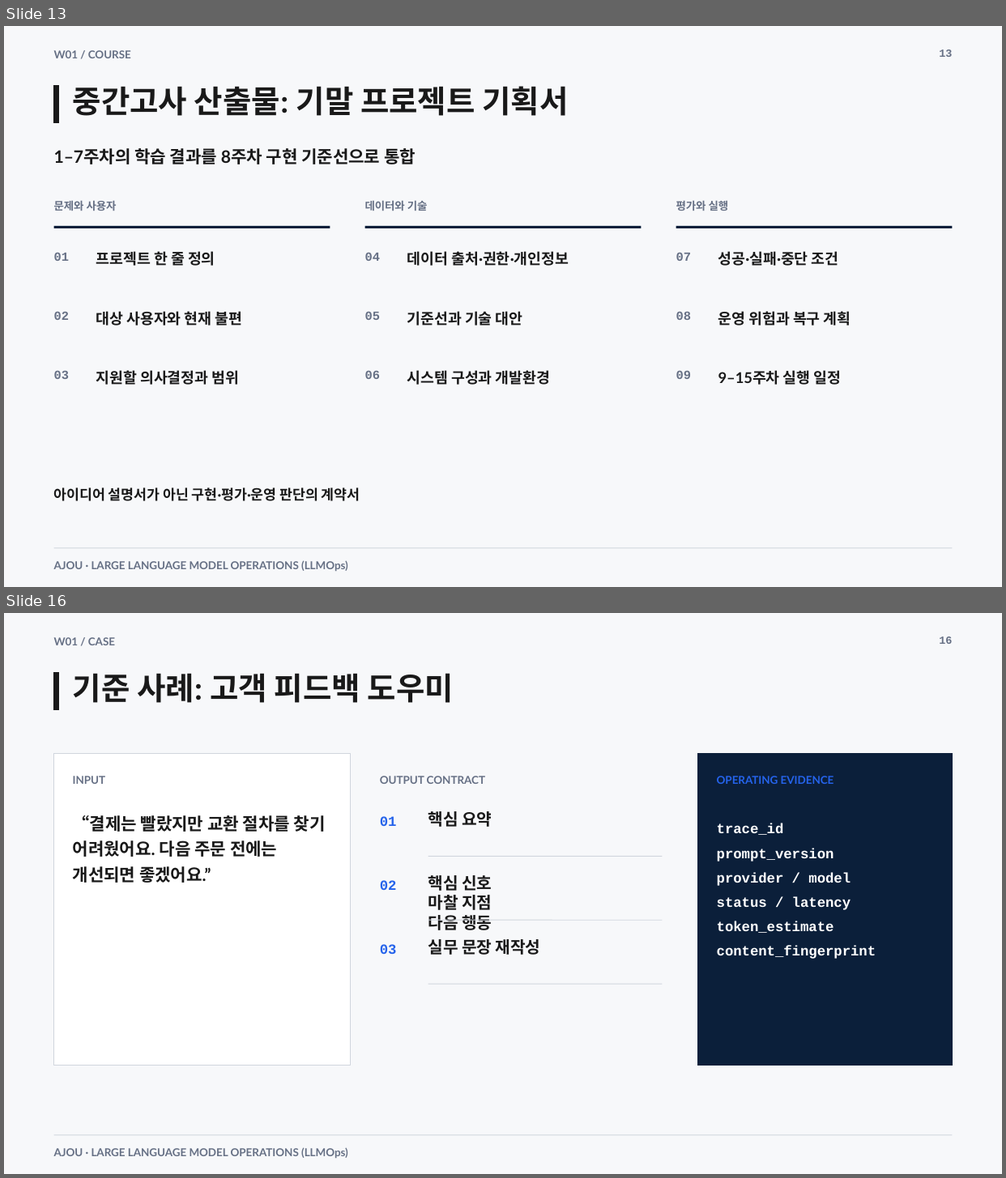
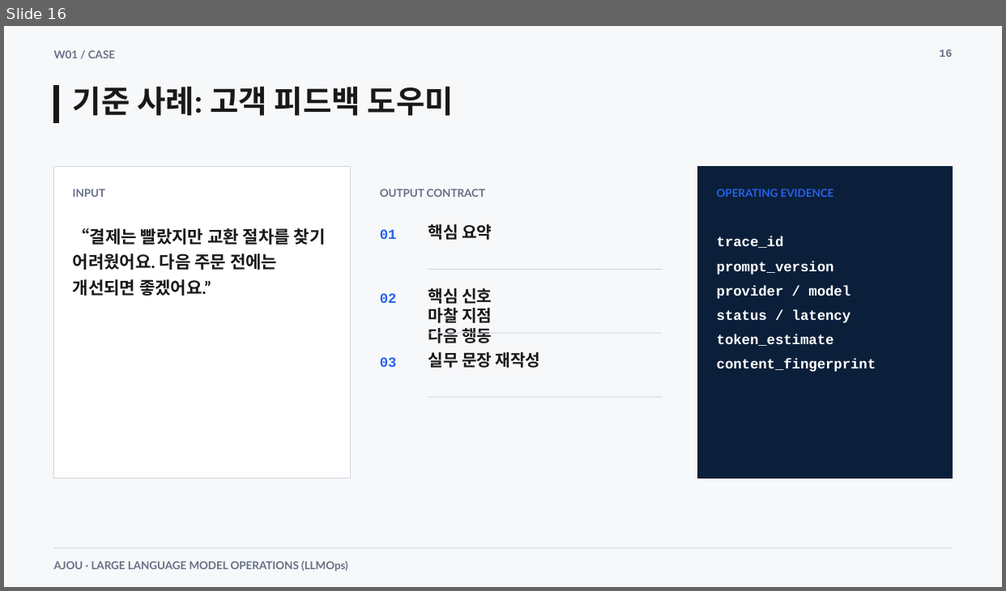
Before and after one commit to smilesjcha/llmops-16week, a slide deck: week01/lecture/01_week1_llmops_kickoff.pptx. Shown one above the other, each under a label of ours: slides 13 and 16 before the commit, slide 16 after it; the slides between them are not shown. The pictures are 1006x1178 and 1006x591 pixels, drawn with LibreOffice and Linux fonts; fonts in the diff are those of the drawing. Boxes give left, top, right and bottom in pixels: in the first picture for what was removed or moved away, otherwise in the second. Text is boxed around its words. In the diff, an @@ line names an element or a change of style, - is before the commit and + after.

```diff
--- a/week01/lecture/01_week1_llmops_kickoff.pptx
+++ b/week01/lecture/01_week1_llmops_kickoff.pptx
@@ slide 13 removed at [4, 26, 1002, 587], background #F7F8FA @@
@@ text removed at [939, 49, 952, 57] @@
-13
@@ text removed at [54, 50, 131, 58] @@
-W01 / COURSE
@@ rectangle removed at [54, 85, 58, 122] @@
@@ text removed at [73, 86, 568, 116] @@
-중간고사 산출물: 기말 프로젝트 기획서
@@ text removed at [54, 148, 415, 165] @@
-1–7주차의 학습 결과를 8주차 구현 기준선으로 통합
@@ text removed at [54, 201, 117, 211] @@
-문제와 사용자
@@ text removed at [365, 200, 428, 211] @@
-데이터와 기술
@@ text removed at [676, 200, 729, 211] @@
-평가와 실행
@@ line removed from (54, 228) to (330, 228) @@
@@ line removed from (364, 228) to (641, 228) @@
@@ line removed from (676, 228) to (953, 228) @@
@@ text removed at [54, 253, 69, 261] @@
-01
@@ text removed at [96, 251, 215, 266] @@
-프로젝트 한 줄 정의
@@ text removed at [365, 253, 380, 261] @@
-04
@@ text removed at [407, 251, 569, 266] @@
-데이터 출처·권한·개인정보
@@ text removed at [676, 253, 691, 261] @@
-07
@@ text removed at [718, 251, 839, 266] @@
-성공·실패·중단 조건
@@ text removed at [54, 312, 69, 320] @@
-02
@@ text removed at [96, 311, 243, 326] @@
-대상 사용자와 현재 불편
@@ text removed at [365, 312, 380, 320] @@
-05
@@ text removed at [407, 311, 523, 326] @@
-기준선과 기술 대안
@@ text removed at [676, 312, 691, 320] @@
-08
@@ text removed at [718, 311, 851, 326] @@
-운영 위험과 복구 계획
@@ text removed at [54, 371, 69, 379] @@
-03
@@ text removed at [96, 370, 240, 385] @@
-지원할 의사결정과 범위
@@ text removed at [365, 371, 380, 379] @@
-06
@@ text removed at [407, 370, 550, 385] @@
-시스템 구성과 개발환경
@@ text removed at [676, 371, 691, 379] @@
-09
@@ text removed at [718, 370, 842, 385] @@
-9–15주차 실행 일정
@@ text removed at [54, 488, 360, 501] @@
-아이디어 설명서가 아닌 구현·평가·운영 판단의 계약서
@@ line removed from (54, 548) to (953, 548) @@
@@ text removed at [54, 561, 348, 571] @@
-AJOU · LARGE LANGUAGE MODEL OPERATIONS (LLMOps)
```
Also in this commit, not shown: 13 slides changed, 3 slides added, 2 other slides removed, 16 other files.
